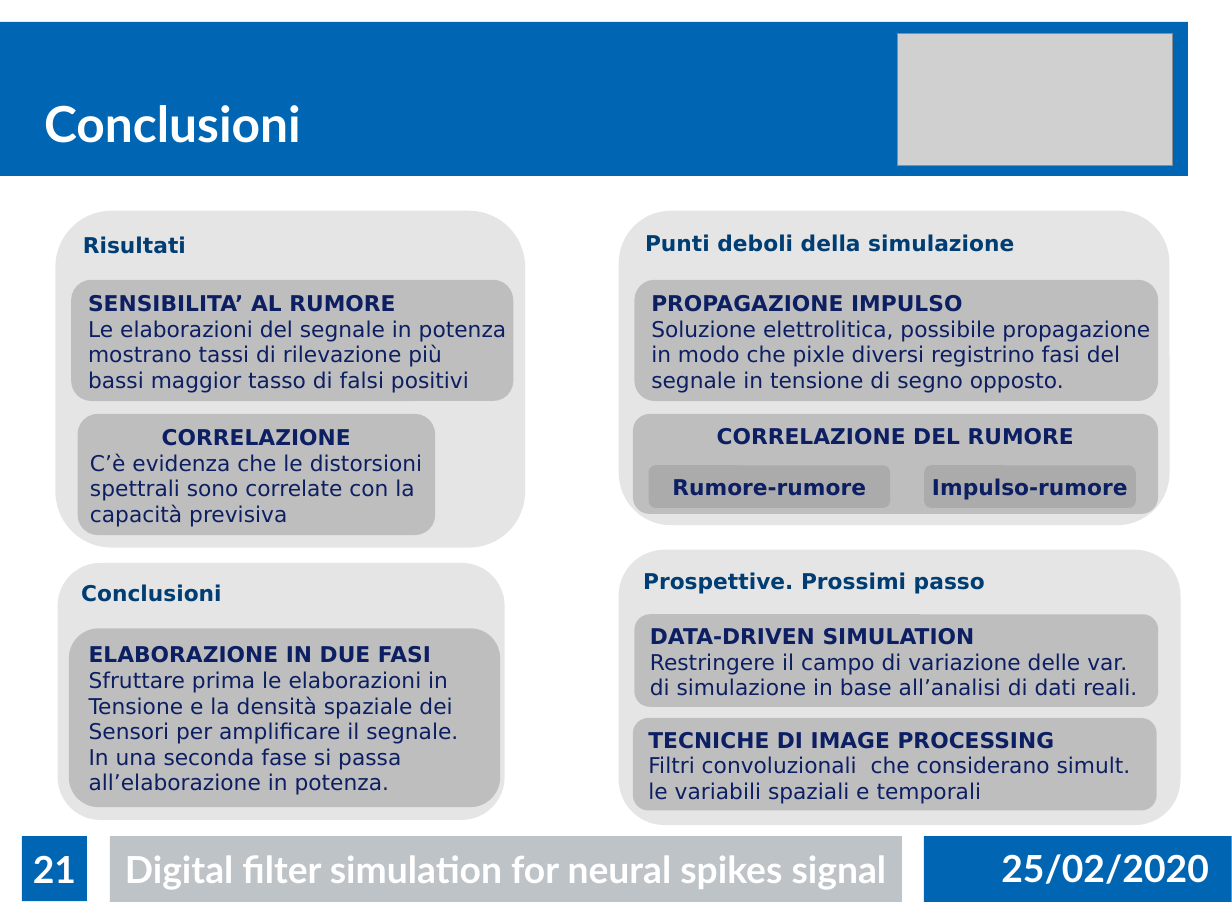
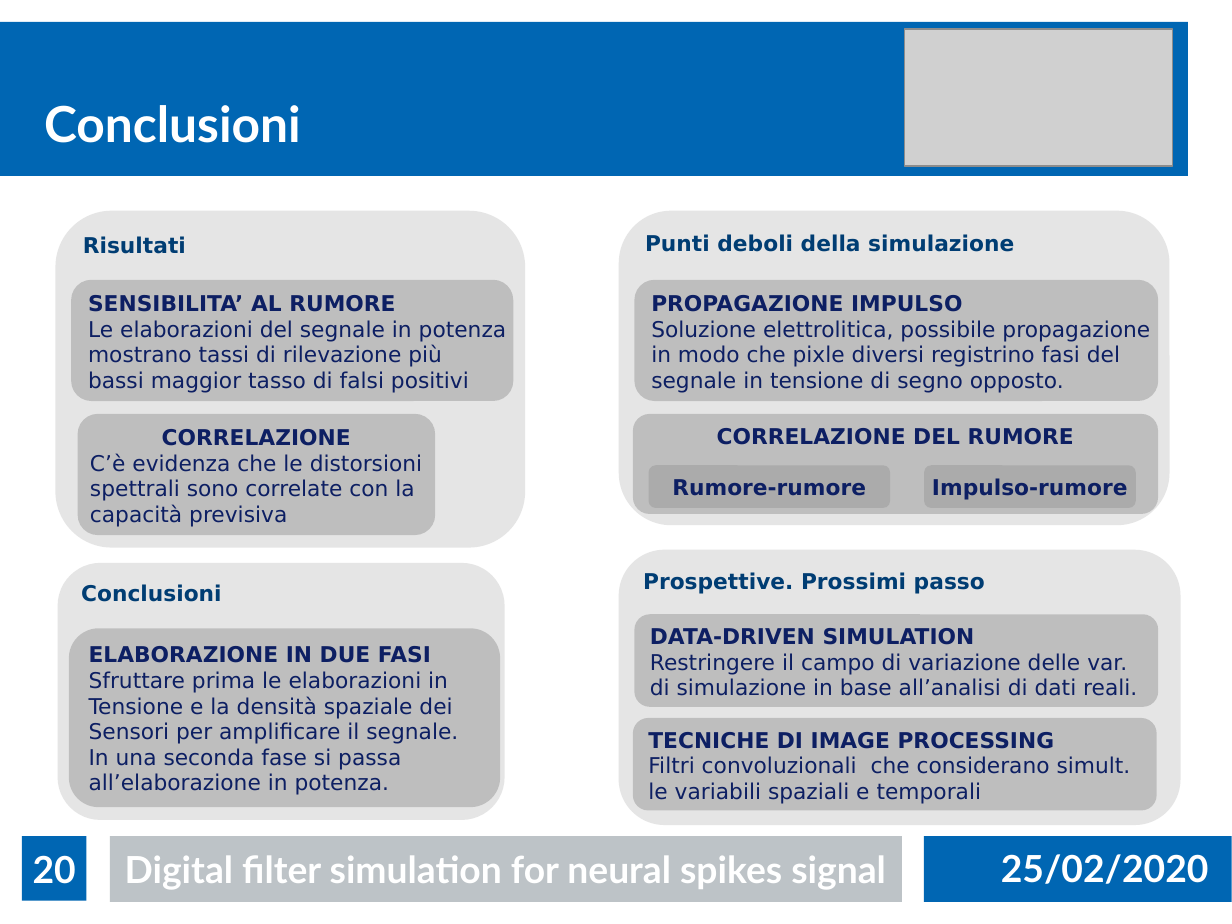
Before and after one commit to AlfreG/neuralSpikes, a slide deck: slide 20 of poc/presentazione.ppt (slide 21 before the commit). Drawn at 1232x924 pixels with LibreOffice and Linux fonts; fonts in the diff are those of the drawing; grey boxes stand for pictures. Boxes give left, top, right and bottom in pixels: in the first picture for what was removed or moved away, otherwise in the second. Text is boxed around its words. In the diff, an @@ line names an element or a change of style, - is before the commit and + after.

```diff
--- a/poc/presentazione.ppt
+++ b/poc/presentazione.ppt
@@ picture resized from (x1=898, y1=34, x2=1173, y2=165) to (x1=904, y1=29, x2=1173, y2=167) @@
@@ page number at (x1=33, y1=855, x2=76, y2=884): text changed @@
-21
+20
```
Also in this commit, not shown: 14 other slides changed, 2 slides removed.
